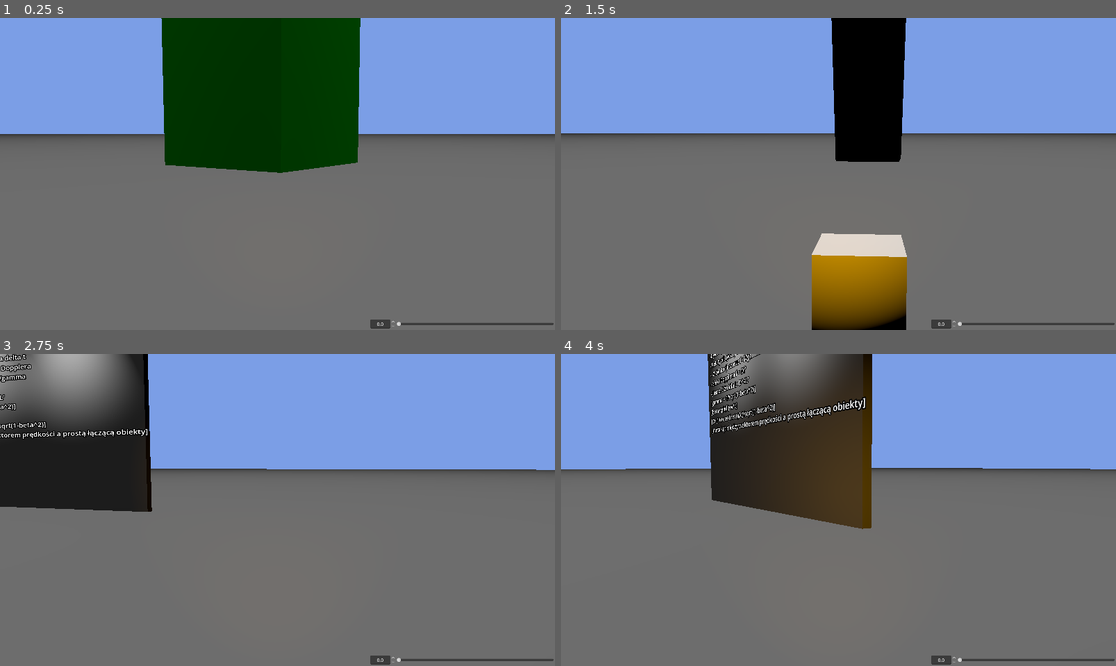
Above: before the commit, frames 1-4 (two rows, left to right).
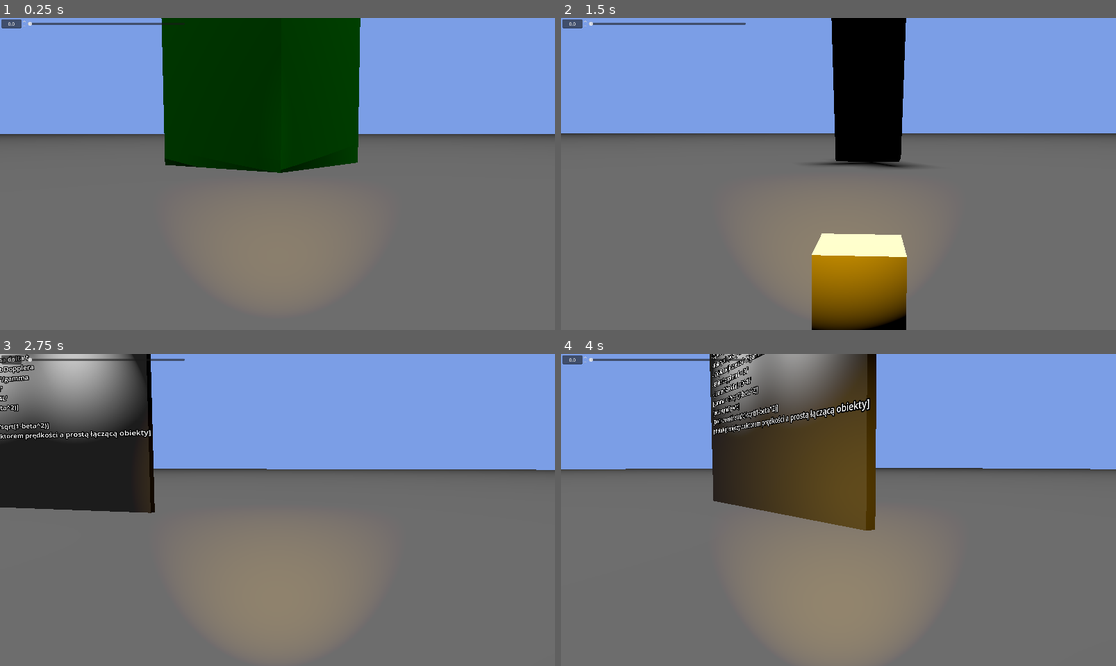
Above: after the commit, the same moments.

Repository: Sammaeliusz/PC-Repo
Game: Godot game, scene res://control.tscn
The game is run twice, just before and just after one commit, with the same random seed, the same clock (stepped at 60 frames per second) and the same inputs.
Inputs:
- Up to frame 1 (0.25 s): no input
- Up to frame 2 (1.5 s): hold Right (move_right) 0.53-1.28 s; hold S (move_backward) from 1.28 s (still down)
- Up to frame 3 (2.75 s): release S (move_backward) at 2.03 s; hold Right (move_right) from 2.03 s (still down)
- Up to frame 4 (4 s): release Right (move_right) at 2.78 s; hold W (move_forward) 2.78-3.53 s; tap Enter at 3.5 s; hold Left (move_left) from 3.53 s (still down)

The runs differ from the first frame. In frame 1, 1.1% of the frame differs, in the area x 0-100%, y 0-100%; in frame 2, 2.5%; in frame 3, 9.0%; in frame 4, 11%.

Commit message:
Dodano orbitujący cylinder

Diff:
--- a/GGUI/krzywe-światy/Prefabs/Resizer.gd
+++ b/GGUI/krzywe-światy/Prefabs/Resizer.gd
@@ -5,9 +5,13 @@
 var B_height: int
 var B_color: Color
 func _ready() -> void:
+	get_parent_node_3d().get_child(0).connect("tunneled_signal", _distort_speed)
+
 	B_scale = get_meta("Scale")
 	B_height = get_meta("Height")
 	B_color = get_meta("Color")
+
+
 	scale = Vector3(B_scale, B_scale*B_height, B_scale)
 	print(B_color)
 	var U_material : StandardMaterial3D = preload("res://Prefabs/Building/Base_Building_Material.tres").duplicate(true)
@@ -16,5 +20,9 @@
 
 
 # Called every frame. 'delta' is the elapsed time since the previous frame.
+func _distort_speed(id: int, value: float) -> void:
+	if id == 0:
+		scale = Vector3(B_scale, B_scale * B_height * sqrt(1 - value*value), B_scale)
+		print(scale)
 func _process(_delta: float) -> void:
 	pass
--- /dev/null
+++ b/GGUI/krzywe-światy/Rotate.gd
@@ -0,0 +1,14 @@
+extends RigidBody3D
+
+
+# Called when the node enters the scene tree for the first time.
+func _ready() -> void:
+	pass # Replace with function body.
+
+const rot_point = Vector3(0,5,0);
+const velo = 5
+# Called every frame. 'delta' is the elapsed time since the previous frame.
+func _process(_delta: float) -> void:
+	var force_vector = rot_point-position
+	apply_central_force(force_vector);
+	linear_velocity = Vector3(-force_vector.z, force_vector.y, force_vector.x)
--- a/GGUI/krzywe-światy/UI/UI.tscn
+++ b/GGUI/krzywe-światy/UI/UI.tscn
@@ -43,11 +43,30 @@
 
 [node name="VBoxContainer" type="VBoxContainer" parent="MarginContainer" unique_id=1431461424]
 layout_mode = 2
-size_flags_vertical = 8
+size_flags_vertical = 0
 
 [node name="HBoxContainer" type="HBoxContainer" parent="MarginContainer/VBoxContainer" unique_id=504929809]
 layout_mode = 2
 alignment = 1
+
+[node name="HBoxContainer2" type="HBoxContainer" parent="MarginContainer/VBoxContainer/HBoxContainer" unique_id=351854421]
+layout_mode = 2
+size_flags_horizontal = 3
+alignment = 1
+
+[node name="SpinBox" type="SpinBox" parent="MarginContainer/VBoxContainer/HBoxContainer/HBoxContainer2" unique_id=2034226594]
+layout_mode = 2
+max_value = 0.999
+step = 0.001
+alignment = 1
+
+[node name="HSlider" type="HSlider" parent="MarginContainer/VBoxContainer/HBoxContainer/HBoxContainer2" unique_id=657065598]
+layout_mode = 2
+size_flags_horizontal = 3
+size_flags_vertical = 1
+max_value = 1.0
+step = 0.001
+scrollable = false
 
 [node name="HBoxContainer3" type="HBoxContainer" parent="MarginContainer/VBoxContainer/HBoxContainer" unique_id=1196130220]
 layout_mode = 2
@@ -57,24 +76,6 @@
 layout_mode = 2
 size_flags_horizontal = 3
 
-[node name="HBoxContainer2" type="HBoxContainer" parent="MarginContainer/VBoxContainer/HBoxContainer" unique_id=351854421]
-layout_mode = 2
-size_flags_horizontal = 3
-alignment = 1
-
-[node name="SpinBox" type="SpinBox" parent="MarginContainer/VBoxContainer/HBoxContainer/HBoxContainer2" unique_id=2034226594]
-layout_mode = 2
-max_value = 1.0
-step = 0.01
-alignment = 1
-
-[node name="HSlider" type="HSlider" parent="MarginContainer/VBoxContainer/HBoxContainer/HBoxContainer2" unique_id=657065598]
-layout_mode = 2
-size_flags_horizontal = 3
-size_flags_vertical = 1
-max_value = 1.0
-step = 0.01
-
 [connection signal="value_changed" from="MarginContainer/VBoxContainer/HBoxContainer/HBoxContainer2/SpinBox" to="MarginContainer/VBoxContainer/HBoxContainer/HBoxContainer2/HSlider" method="set_value"]
 [connection signal="value_changed" from="MarginContainer/VBoxContainer/HBoxContainer/HBoxContainer2/HSlider" to="MarginContainer/VBoxContainer/HBoxContainer/HBoxContainer2/SpinBox" method="set_value_no_signal"]
 [connection signal="value_changed" from="MarginContainer/VBoxContainer/HBoxContainer/HBoxContainer2/HSlider" to="." method="_tunel" binds= [0]]
--- a/GGUI/krzywe-światy/control.tscn
+++ b/GGUI/krzywe-światy/control.tscn
@@ -5,6 +5,7 @@
 [ext_resource type="Script" uid="uid://bhc016w12uovm" path="res://Doswietlanie.gd" id="2_qtu10"]
 [ext_resource type="Script" uid="uid://drs76qdvf62hf" path="res://Scripts/Controller.gd" id="3_qtu10"]
 [ext_resource type="PackedScene" uid="uid://qsl33bb5v37u" path="res://tablica.tscn" id="5_kbped"]
+[ext_resource type="Script" uid="uid://cxfnsw1sb2tnu" path="res://Rotate.gd" id="6_fj5cn"]
 
 [sub_resource type="WorldBoundaryShape3D" id="WorldBoundaryShape3D_gcxk6"]
 
@@ -21,6 +22,8 @@
 [sub_resource type="BoxMesh" id="BoxMesh_126ht"]
 material = SubResource("StandardMaterial3D_uchyk")
 
+[sub_resource type="Skin" id="Skin_rff8h"]
+
 [sub_resource type="CapsuleShape3D" id="CapsuleShape3D_gcxk6"]
 
 [sub_resource type="CapsuleMesh" id="CapsuleMesh_gcxk6"]
@@ -32,7 +35,20 @@
 ambient_light_source = 1
 ambient_light_color = Color(1, 1, 1, 1)
 
+[sub_resource type="CylinderMesh" id="CylinderMesh_d2rsb"]
+top_radius = 1.0
+bottom_radius = 1.0
+height = 0.1
+
+[sub_resource type="CylinderMesh" id="CylinderMesh_126ht"]
+height = 1.0
+
+[sub_resource type="CylinderShape3D" id="CylinderShape3D_126ht"]
+height = 1.0
+
 [node name="Node3D" type="Node3D" unique_id=689650400]
+
+[node name="UI" parent="." unique_id=2142729161 instance=ExtResource("1_62e2m")]
 
 [node name="Budynek2" parent="." unique_id=2131609820 instance=ExtResource("1_ee4bf")]
 transform = Transform3D(0.9952602, 0, -0.09724727, -0.033002846, 0.94065285, -0.33776185, 0.09147593, 0.3393704, 0.9361943, 0, 0.5692835, -29.309666)
@@ -46,22 +62,21 @@
 metadata/Height = 5
 metadata/Color = Color(0, 1, 0, 1)
 
-[node name="UI" parent="." unique_id=2142729161 instance=ExtResource("1_62e2m")]
-
 [node name="Podłoże" type="StaticBody3D" parent="." unique_id=359036663]
 
 [node name="CollisionShape3D" type="CollisionShape3D" parent="Podłoże" unique_id=670744033]
 shape = SubResource("WorldBoundaryShape3D_gcxk6")
 
 [node name="MeshInstance3D" type="MeshInstance3D" parent="Podłoże" unique_id=1458863494]
+transform = Transform3D(1, 0, 0, 0, 1, 0, 0, 0, 1, 0.004045725, 0, 0.0025382042)
 mesh = SubResource("PlaneMesh_v2sh2")
 
 [node name="OmniLight3D" type="OmniLight3D" parent="." unique_id=459530045]
 transform = Transform3D(0.93093556, 0, 0.3651836, 0, 1, 0, -0.3651836, 0, 0.93093556, 0, 189.022, 0)
 light_energy = 100.0
 light_indirect_energy = 8.193
+shadow_enabled = true
 omni_range = 486.69757
-omni_shadow_mode = 0
 script = ExtResource("2_qtu10")
 
 [node name="CUBE" type="RigidBody3D" parent="." unique_id=846963744]
@@ -73,6 +88,7 @@
 [node name="MeshInstance3D" type="MeshInstance3D" parent="CUBE" unique_id=1027060124]
 transform = Transform3D(1, 0, 0, 0, 1, 0, 0, 0, 1, 0, -0.014008999, 0)
 mesh = SubResource("BoxMesh_126ht")
+skin = SubResource("Skin_rff8h")
 
 [node name="Player" type="RigidBody3D" parent="." unique_id=266393988]
 transform = Transform3D(1, 0, 0, 0, 1, 0, 0, 0, 1, 0, 1.9099228, 3.4980211)
@@ -104,6 +120,18 @@
 spot_angle_attenuation = 1.3660405
 
 [node name="Tablica" parent="." unique_id=1072366689 instance=ExtResource("5_kbped")]
-transform = Transform3D(-4.371139e-08, 0, -1, 0, 1, 0, 1, 0, -4.371139e-08, 14, -1, -3)
+transform = Transform3D(-4.371139e-08, 0, -1, 0, 1, 0, 1, 0, -4.371139e-08, 14.041037, -1.0326486, -2.9110436)
 
-[connection signal="tunneled_signal" from="UI" to="OmniLight3D" method="_change_energy"]
+[node name="Cylinder2" type="RigidBody3D" parent="." unique_id=1478077257]
+transform = Transform3D(1, 0, 0, 0, 1, 0, 0, 0, 1, -2.81875, 1.5346684, 0)
+script = ExtResource("6_fj5cn")
+
+[node name="MeshInstance3D2" type="MeshInstance3D" parent="Cylinder2" unique_id=1738369614]
+mesh = SubResource("CylinderMesh_d2rsb")
+
+[node name="MeshInstance3D" type="MeshInstance3D" parent="Cylinder2" unique_id=830994801]
+transform = Transform3D(1, 0, 0, 0, 1, 0, 0, 0, 1, 0, 0.5233779, 0)
+mesh = SubResource("CylinderMesh_126ht")
+
+[node name="CollisionShape3D" type="CollisionShape3D" parent="Cylinder2" unique_id=643516136]
+shape = SubResource("CylinderShape3D_126ht")
--- a/GGUI/krzywe-światy/tablica.tscn
+++ b/GGUI/krzywe-światy/tablica.tscn
@@ -34,7 +34,7 @@
 pixel_size = 0.001
 text = "TODO:
 -Dodawanie prędkości u'=(u+v)/(1+vu/c^2)
--Skrócenie Lorentza-Fitzgeralda L(v)=L(0)sqrt(1-v^2/c^2)
++/-Skrócenie Lorentza-Fitzgeralda L(v)=L(0)sqrt(1-v^2/c^2)
 -Dylatacja czasu gamma delta t
 - Relatywistyczny efekt Dopplera
 -- Z dylatacji czasu: f=f'/gamma
Not shown, added: GGUI/krzywe-światy/Rotate.gd.uid
